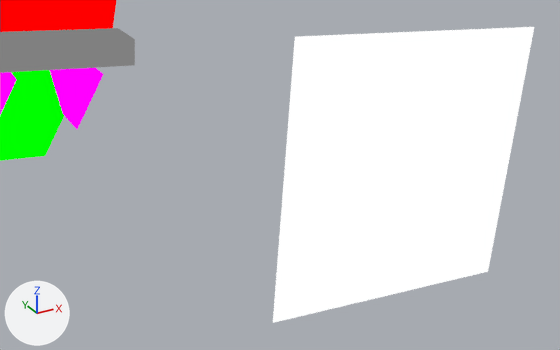
An edit to the Blender file assets-source/blender/motion/tyrannosaurus-rest.blend, drawn before and after from the same camera.
Rendered twice from a camera (50 mm lens) standing at (87.63, -33.59, 29.73) and looking at (89.88, -29.51, 27.69). Every picture has the same lights, and +X, +Y and +Z are marked at lower left. The picture after the commit comes second.

Names of what the first picture shows: 'DinoTycoon_Motion_tyrannosaurus_rest_eye', 'DinoTycoon_Motion_tyrannosaurus_rest_jaw', 'DinoTycoon_Motion_tyrannosaurus_rest_mouth', 'DinoTycoon_Motion_tyrannosaurus_rest_skull', 'DinoTycoon_Motion_tyrannosaurus_rest_tooth_58', 'DinoTycoon_Motion_tyrannosaurus_rest_tooth_61'.
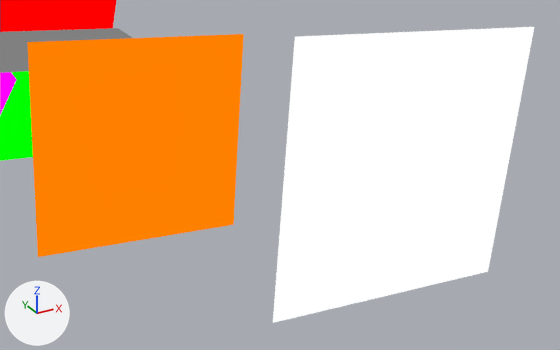
Pixel boxes (x1, y1, x2, y2) of what changed, in the pictures (560 x 350 px):
'DinoTycoon_Motion_tyrannosaurus_rest_eye_white', added (orange): after (27, 34, 244, 257)
'DinoTycoon_Motion_tyrannosaurus_rest_tooth_61', unchanged, covered by the edit: before (50, 68, 104, 129)

The change, as a list of edits to the scene's bpy script:
```text
Add mat_dinotycoon_role_y:
    mat_dinotycoon_role_y = emission_material('DinoTycoon_Role_Y')
    mat_dinotycoon_role_y.base_color = (1.0, 0.216, 0.0)  # orange #ff8000
Add me_dinotycoon_motion_tyrannosaurus_rest_sample_eye_white:
    me_dinotycoon_motion_tyrannosaurus_rest_sample_eye_white.from_pydata([(88.49, -29.0, 28.63), (89.89, -29.0, 28.52), (89.77, -29.0, 27.12), (88.38, -29.0, 27.23), (88.49, -29.0, 28.63), (89.89, -29.0, 28.52), (89.77, -29.0, 27.12), (88.38, -29.0, 27.23)], [], [(3, 2, 1, 0), (4, 5, 6, 7), (0, 1, 5, 4), (1, 2, 6, 5), (2, 3, 7, 6), (3, 0, 4, 7)])
    me_dinotycoon_motion_tyrannosaurus_rest_sample_eye_white.materials.append(mat_dinotycoon_role_y)  # orange #ff8000
Add ob_dinotycoon_motion_tyrannosaurus_rest_eye_white:
    ob_dinotycoon_motion_tyrannosaurus_rest_eye_white = bpy.data.objects.new('DinoTycoon_Motion_tyrannosaurus_rest_eye_white', me_dinotycoon_motion_tyrannosaurus_rest_sample_eye_white)
    ob_dinotycoon_motion_tyrannosaurus_rest_eye_white.location = (0.0, 0.0, 0.0)
```
